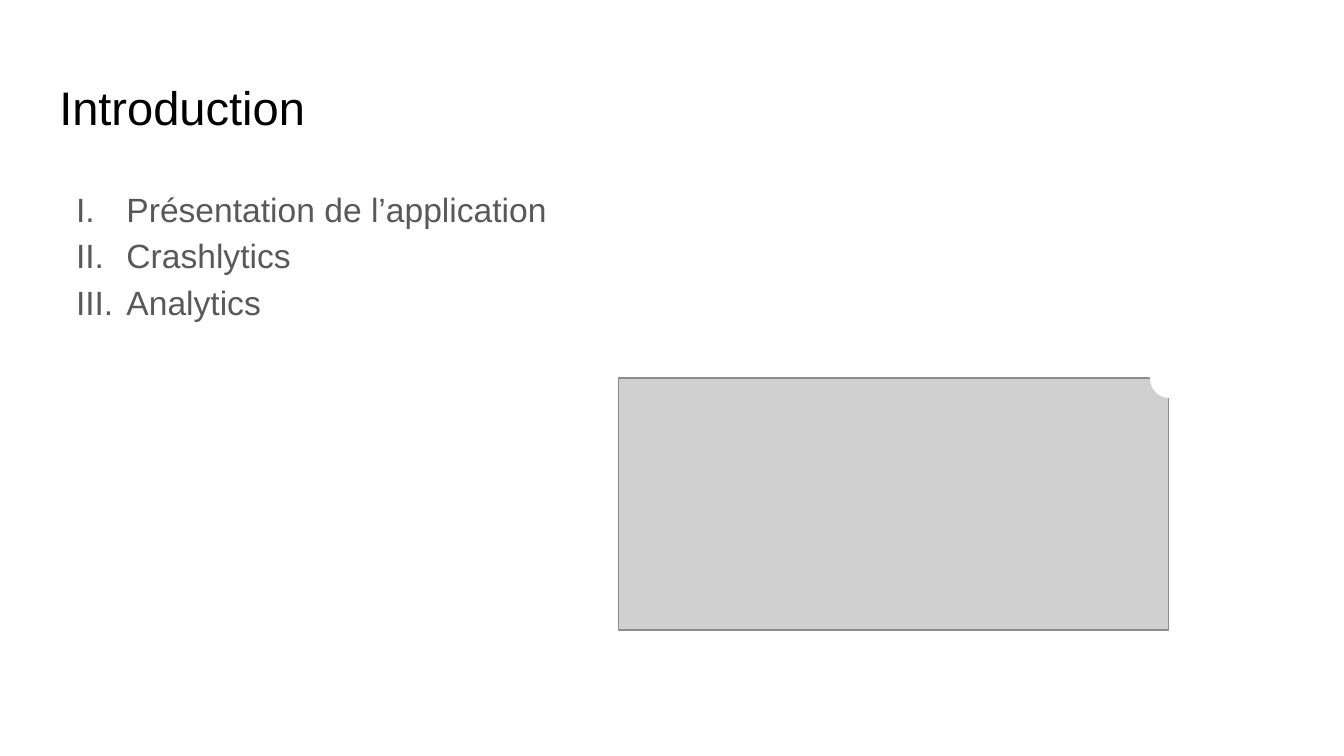
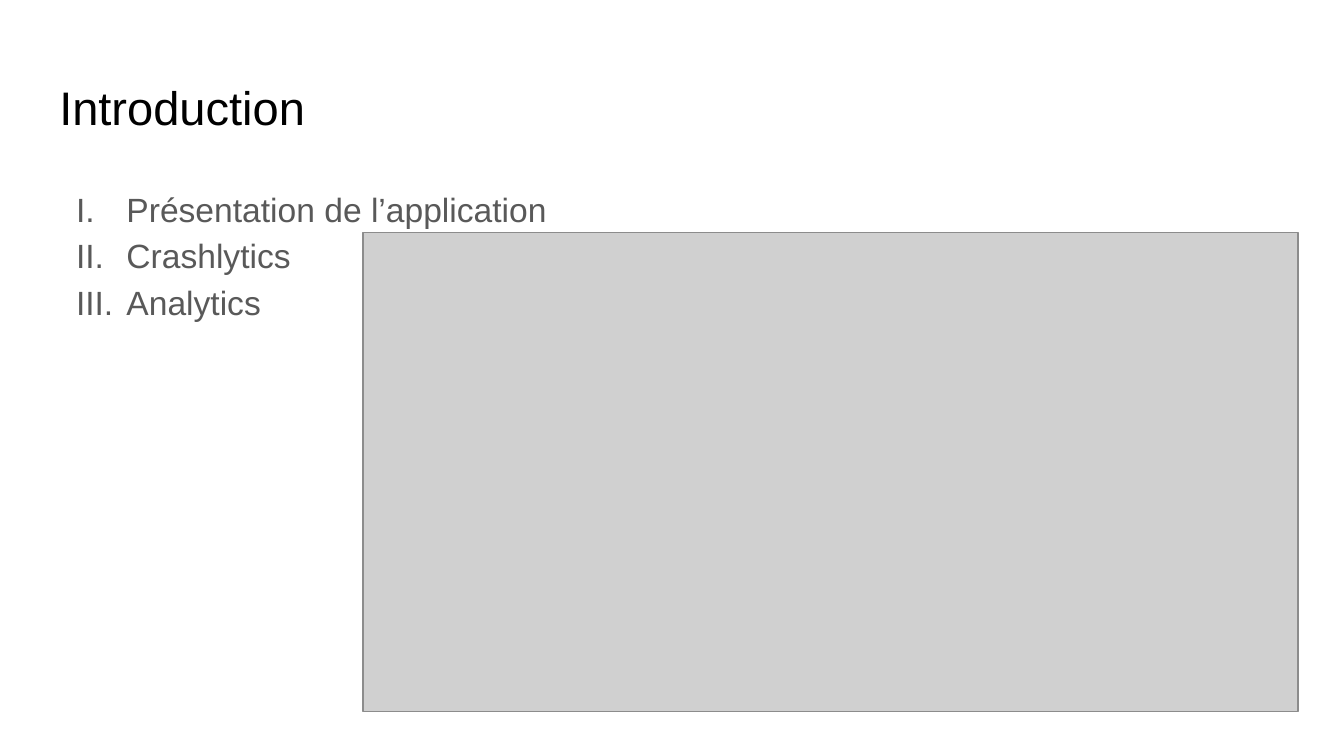
Before and after one commit to Leakune/Deploiement-Reporting, a slide deck: slide 2 of documents/présentation Deploiement Reporting.pptx. Drawn at 1344x756 pixels with LibreOffice and Linux fonts; fonts in the diff are those of the drawing; grey boxes stand for pictures. Boxes give left, top, right and bottom in pixels: in the first picture for what was removed or moved away, otherwise in the second. Text is boxed around its words. In the diff, an @@ line names an element or a change of style, - is before the commit and + after.

```diff
--- a/documents/présentation Deploiement Reporting.pptx
+++ b/documents/présentation Deploiement Reporting.pptx
@@ picture added at box(363, 233, 1298, 712) @@
@@ ellipse removed at box(1152, 359, 1187, 396) @@
@@ picture removed at box(618, 378, 1168, 629) @@
```
Also in this commit, not shown: 1 other slide changed, 2 slides added, 1 slide removed, 8 other files.
